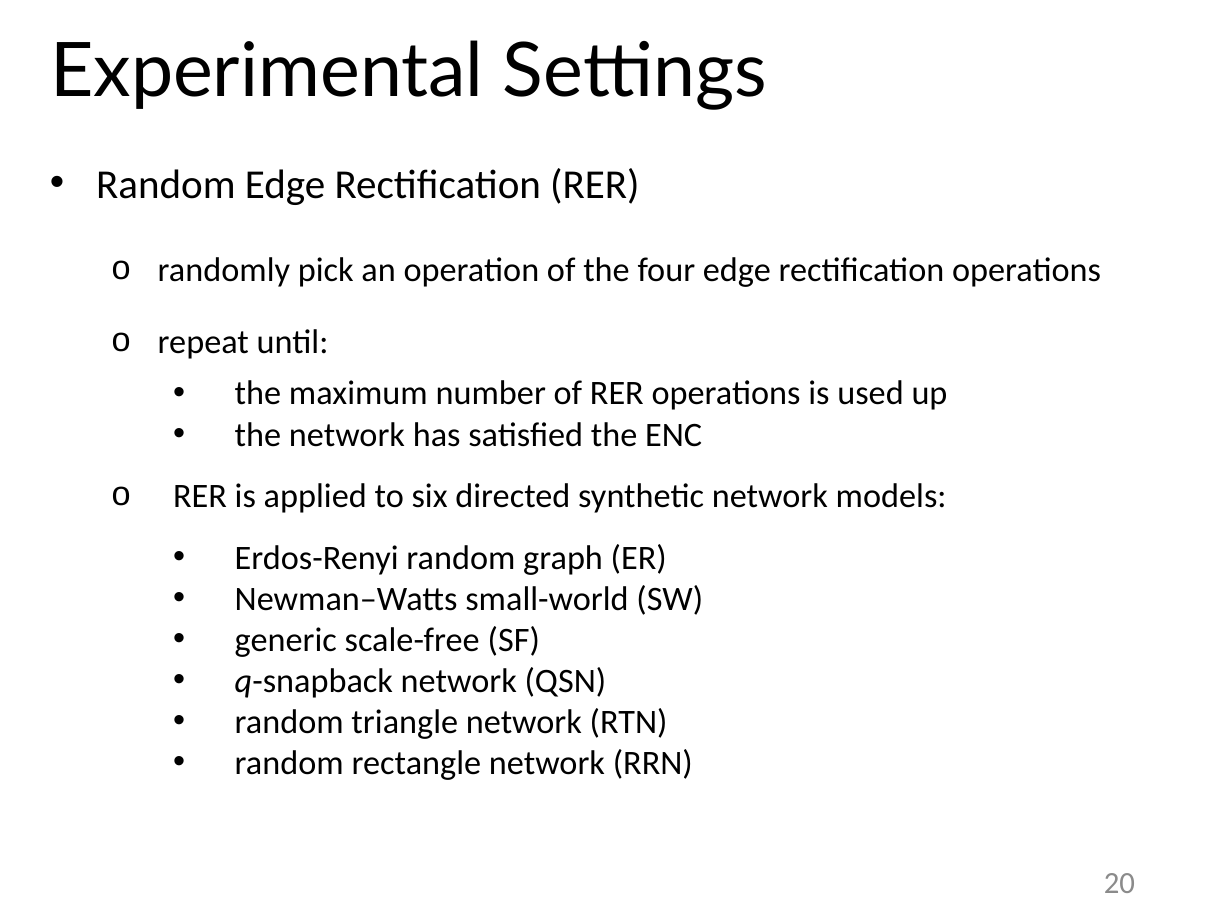
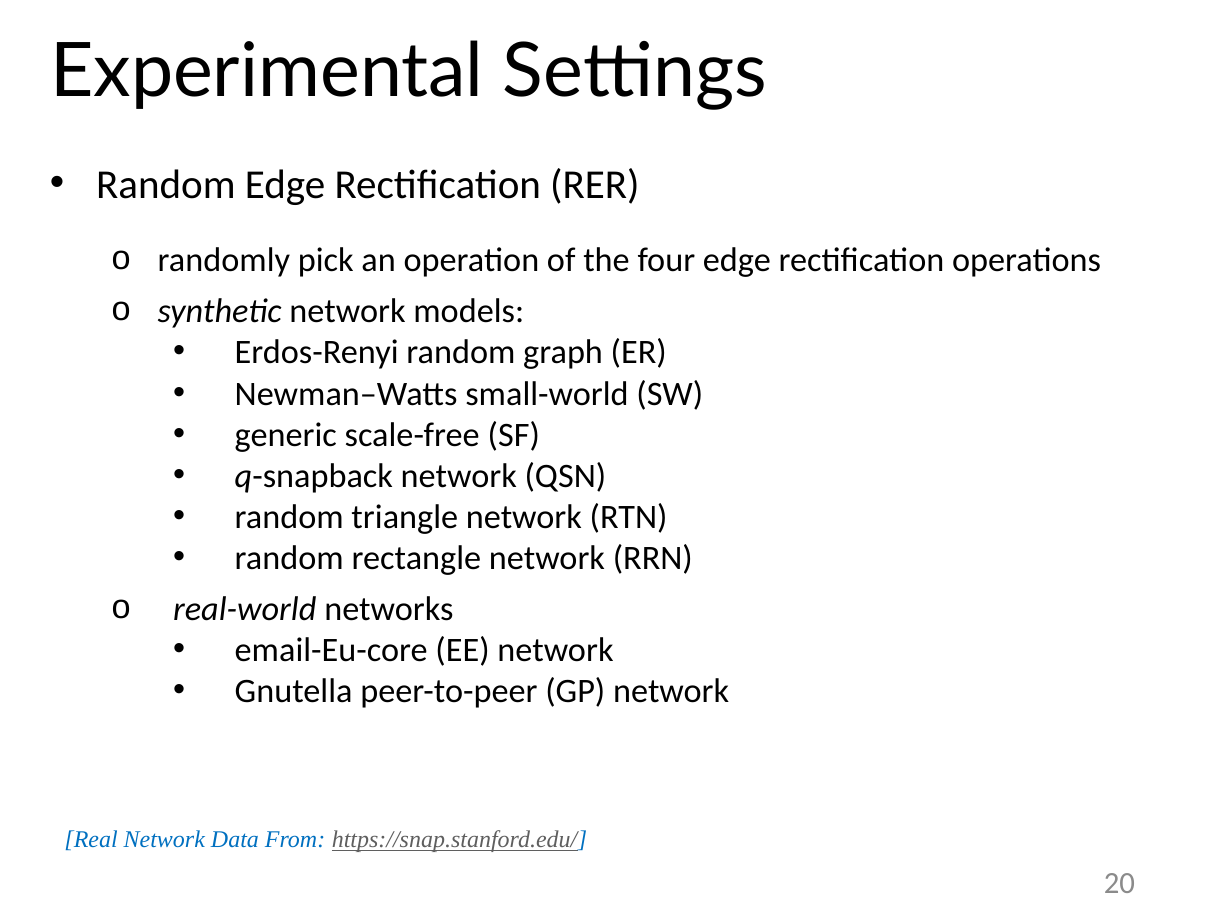
Before and after one commit to ylou-nycu/fylou.github.io, a slide deck: slide 20 of Lou20.ppsx. Drawn at 1232x924 pixels with LibreOffice and Linux fonts; fonts in the diff are those of the drawing. Boxes give left, top, right and bottom in pixels: in the first picture for what was removed or moved away, otherwise in the second. Text is boxed around its words. In the diff, an @@ line names an element or a change of style, - is before the commit and + after.

```diff
--- a/Lou20.ppsx
+++ b/Lou20.ppsx
@@ text at [158, 247, 1101, 277]: less space between paragraphs @@
@@ text at [158, 298, 524, 328]: text changed @@
-  o repeat until:
-    • the maximum number of RER operations is used up
-    • the network has satisfied the ENC
-  o RER is applied to six directed synthetic network models:
+  o synthetic network models:
@@ text at [173, 596, 729, 708]: paragraphs added @@
+  o real-world networks
+    • email-Eu-core (EE) network
+    • Gnutella peer-to-peer (GP) network
@@ text added at [64, 830, 587, 852], 14 pt, text #5F5F5F, italic, underline @@
+[Real Network Data From: https://snap.stanford.edu/]
```
Also in this commit, not shown: 5 other slides changed, 1 slide removed.
